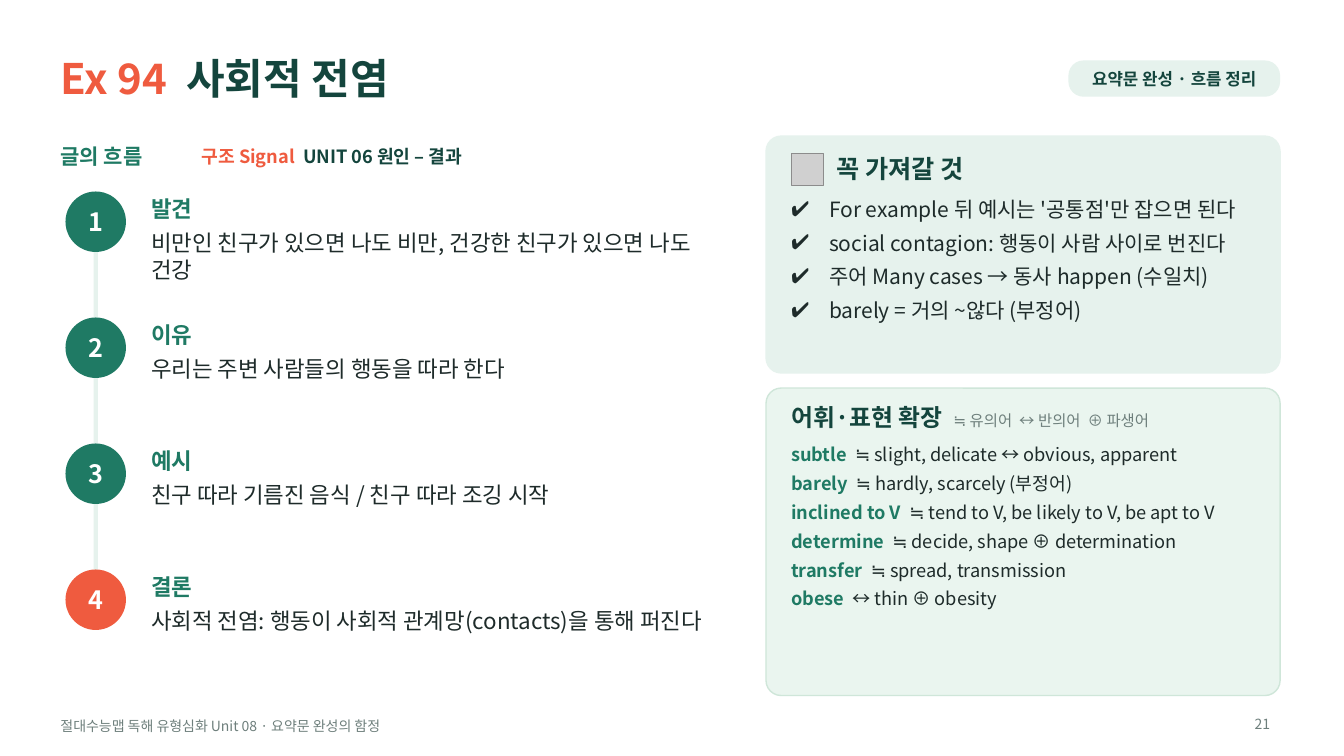
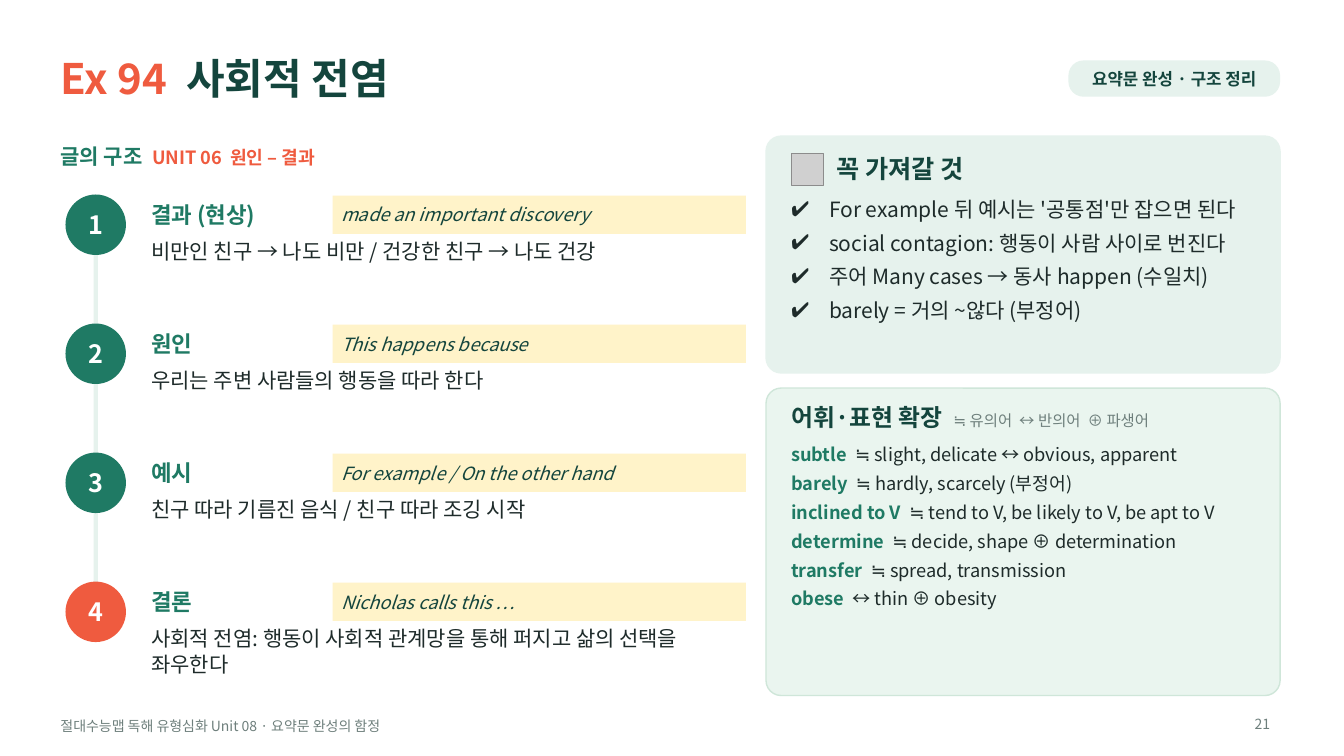
Before and after one commit to HUFSDavid/HUFSDavid, a slide deck: slide 21 of 절대수능맵_독해유형심화_Unit08_수업PPT.pptx. Drawn at 1344x756 pixels with LibreOffice and Linux fonts; fonts in the diff are those of the drawing; grey boxes stand for pictures. Boxes give left, top, right and bottom in pixels: in the first picture for what was removed or moved away, otherwise in the second. Text is boxed around its words. In the diff, an @@ line names an element or a change of style, - is before the commit and + after.

```diff
--- a/절대수능맵_독해유형심화_Unit08_수업PPT.pptx
+++ b/절대수능맵_독해유형심화_Unit08_수업PPT.pptx
@@ text in rounded rectangle at [1092,71,1256,87]: text changed @@
-요약문 완성 · 흐름 정리
+요약문 완성 · 구조 정리
@@ text at [60,146,315,166]: text changed; text colour #14453D to #EF5B3F @@
-구조 Signal UNIT 06 원인 – 결과
+글의 구조 UNIT 06 원인 – 결과
@@ text removed at [60,146,143,166] @@
-글의 흐름
@@ text removed at [151,198,192,219] @@
-발견
@@ text added at [151,204,255,228], 16 pt, text #1F7A64, bold @@
+결과 (현상)
@@ rectangle added at [333,196,746,234], fill #FFF3C9, 13 pt, text #14453D, italic @@
+made an important discovery
@@ line moved from (96, 222) - (96, 600) to (96, 227) - (96, 614) @@
@@ text at [151,241,596,261]: text changed; size 16 to 15 pt @@
-비만인 친구가 있으면 나도 비만, 건강한 친구가 있으면 나도 건강
+비만인 친구 → 나도 비만 / 건강한 친구 → 나도 건강
@@ ellipse "2": place and size @@
-ellipse "2" at [66,318,126,378]
+ellipse "2" at [66,324,126,384]
@@ text removed at [151,324,192,345] @@
-이유
@@ rectangle added at [333,325,746,363], fill #FFF3C9, 13 pt, text #14453D, italic @@
+This happens because
@@ text added at [151,333,192,354], 16 pt, text #1F7A64, bold @@
+원인
@@ text "우리는 주변 사람들의 행동을 따라 ...": place and size @@
-text "우리는 주변 사람들의 행동을 따라 ..." at [151,358,505,379]
+text "우리는 주변 사람들의 행동을 따라 ..." at [151,370,484,390]
@@ text "우리는 주변 사람들의 행동을 따라 ..." at [151,370,484,390]: size 16 to 15 pt @@
@@ ellipse "3": place and size @@
-ellipse "3" at [66,444,126,504]
+ellipse "3" at [66,453,126,513]
@@ text "예시": place and size @@
-text "예시" at [151,450,192,471]
+text "예시" at [151,462,192,483]
@@ rectangle added at [333,454,746,492], fill #FFF3C9, 13 pt, text #14453D, italic @@
+For example / On the other hand
@@ text "친구 따라 기름진 음식 / ..." at [151,499,526,519]: size 16 to 15 pt @@
@@ text "친구 따라 기름진 음식 / ...": place and size @@
-text "친구 따라 기름진 음식 / ..." at [151,484,549,505]
+text "친구 따라 기름진 음식 / ..." at [151,499,526,519]
@@ ellipse "4": place and size @@
-ellipse "4" at [66,570,126,630]
+ellipse "4" at [66,582,126,642]
@@ text "결론": place and size @@
-text "결론" at [151,576,192,597]
+text "결론" at [151,591,192,612]
@@ rectangle added at [333,583,746,621], fill #FFF3C9, 13 pt, text #14453D, italic @@
+Nicholas calls this …
@@ text at [151,628,677,674]: text changed; size 16 to 15 pt @@
-사회적 전염: 행동이 사회적 관계망(contacts)을 통해 퍼진다
+사회적 전염: 행동이 사회적 관계망을 통해 퍼지고 삶의 선택을 좌우한다
```
Also in this commit, not shown: 13 other slides changed, 5 other files.
